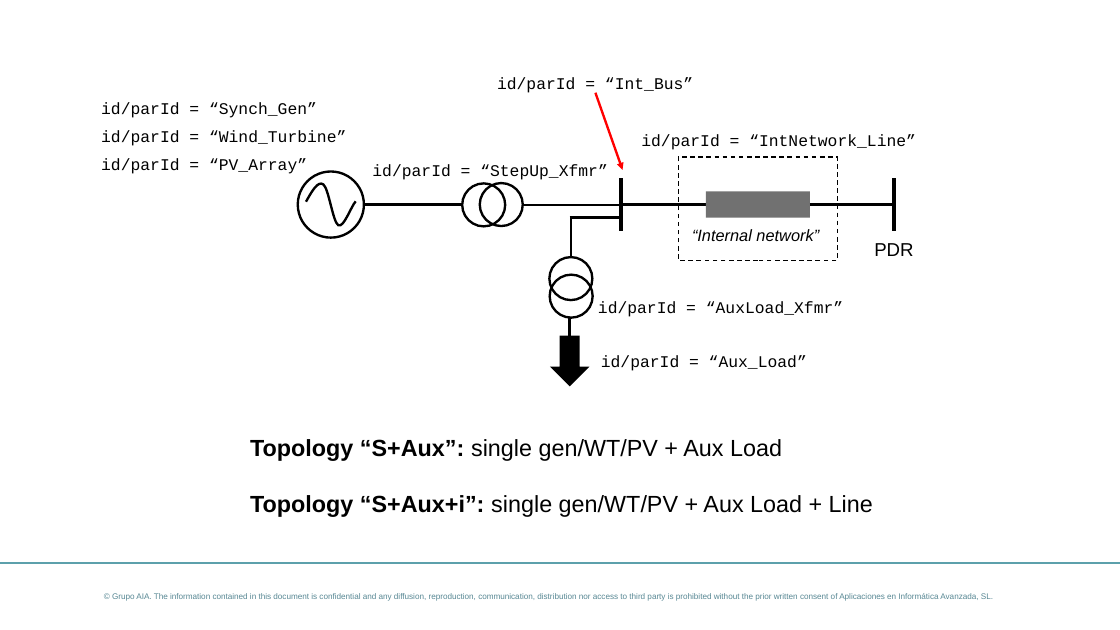
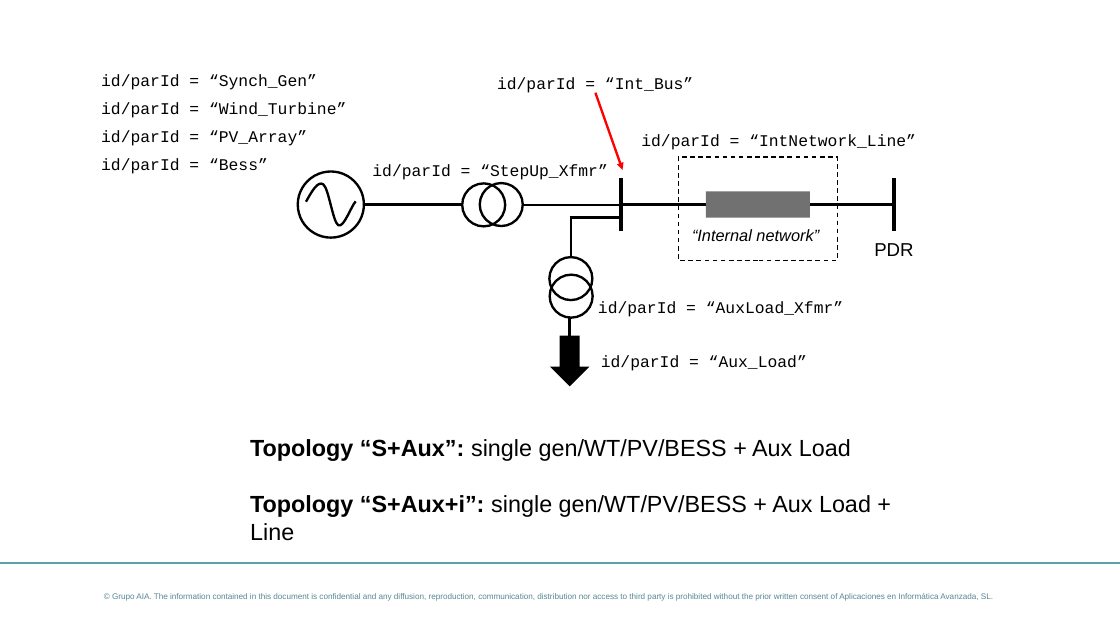
Before and after one commit to dynawo/dyn-grid-compliance-verification, a slide deck: slide 3 of docs/initialization/topology_catalog.pptx. Drawn at 1120x630 pixels with LibreOffice and Linux fonts; fonts in the diff are those of the drawing; background and template pictures are left out. Boxes give left, top, right and bottom in pixels: in the first picture for what was removed or moved away, otherwise in the second. Text is boxed around its words. In the diff, an @@ line names an element or a change of style, - is before the commit and + after.

Commit message:
Update initialization documentation with new and modified topology images

```diff
--- a/docs/initialization/topology_catalog.pptx
+++ b/docs/initialization/topology_catalog.pptx
@@ text "id/parId = “Synch_Gen”": place and size @@
-text "id/parId = “Synch_Gen”" at bbox=[101, 102, 317, 118]
+text "id/parId = “Synch_Gen”" at bbox=[101, 74, 317, 90]
@@ text "id/parId = “Wind_Turbine”": place and size @@
-text "id/parId = “Wind_Turbine”" at bbox=[101, 130, 346, 146]
+text "id/parId = “Wind_Turbine”" at bbox=[101, 102, 346, 118]
@@ text "id/parId = “PV_Array”": place and size @@
-text "id/parId = “PV_Array”" at bbox=[101, 158, 307, 174]
+text "id/parId = “PV_Array”" at bbox=[101, 130, 307, 146]
@@ text added at bbox=[101, 158, 268, 174], 14 pt, text #000000 @@
+id/parId = “Bess”
@@ text at bbox=[250, 439, 871, 517]: text changed @@
-Topology “S+Aux”: single gen/WT/PV + Aux Load
-Topology “S+Aux+i”: single gen/WT/PV + Aux Load + Line
+Topology “S+Aux”: single gen/WT/PV/BESS + Aux Load
+Topology “S+Aux+i”: single gen/WT/PV/BESS + Aux Load + Line
```
Also in this commit, not shown: 5 other slides changed, 7 other files.
